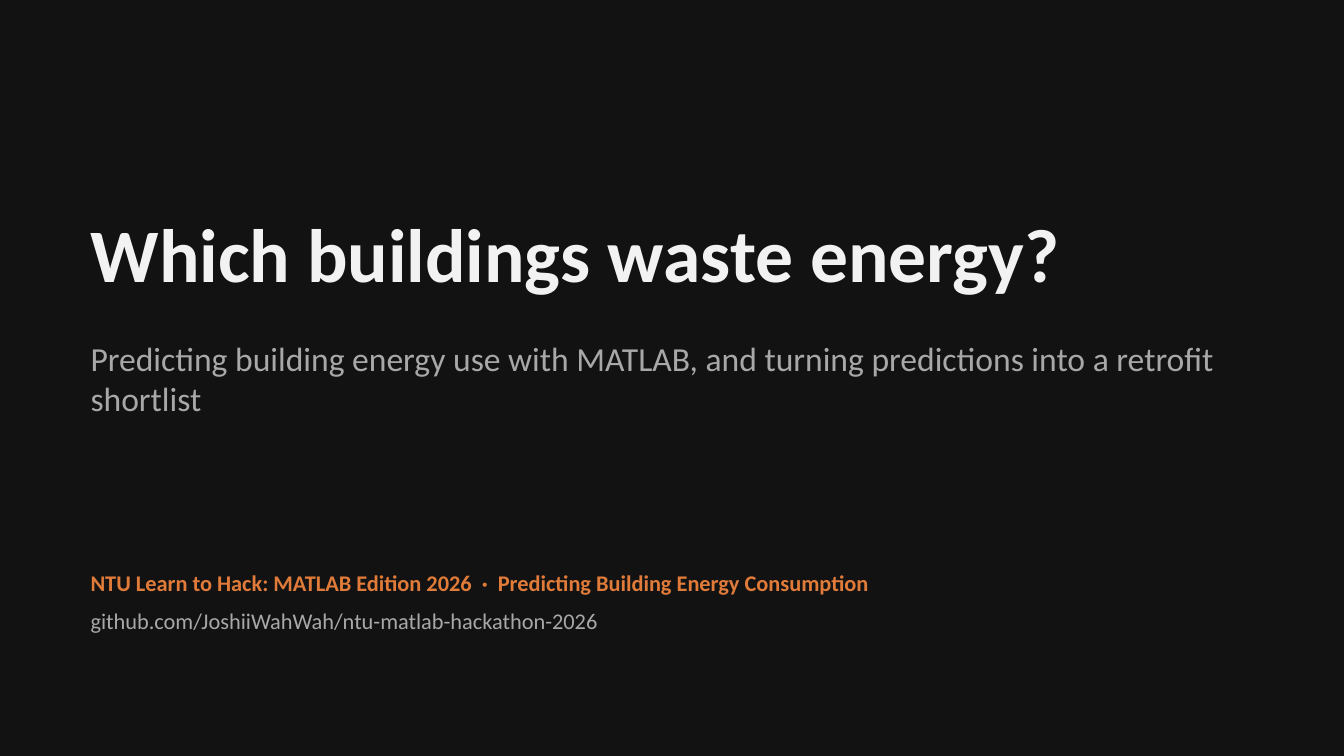
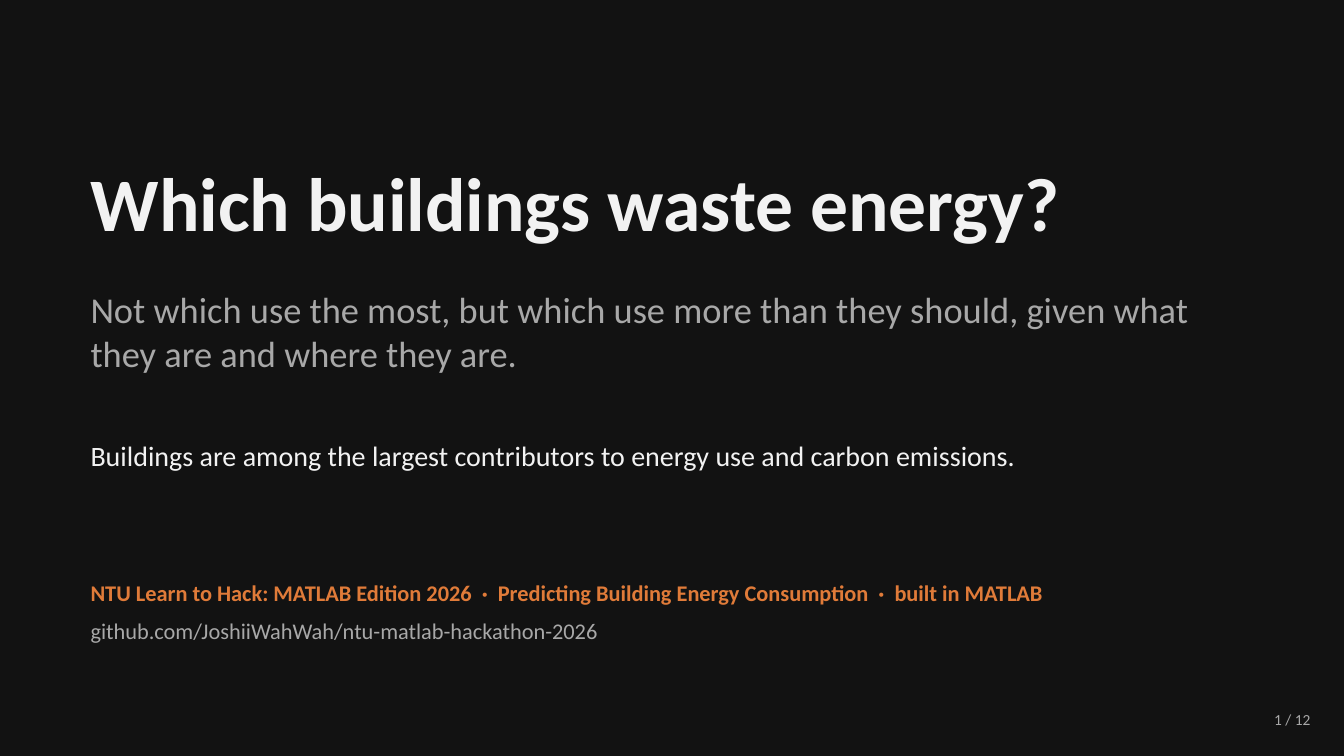
Before and after one commit to JoshiiWahWah/ntu-matlab-hackathon-2026, a slide deck: slide 1 of docs/demo_slides.pptx. Drawn at 1344x756 pixels with LibreOffice and Linux fonts; fonts in the diff are those of the drawing. Boxes give left, top, right and bottom in pixels: in the first picture for what was removed or moved away, otherwise in the second. Text is boxed around its words. In the diff, an @@ line names an element or a change of style, - is before the commit and + after.

```diff
--- a/docs/demo_slides.pptx
+++ b/docs/demo_slides.pptx
@@ text "Which buildings waste energy?": place and size @@
-text "Which buildings waste energy?" at <box>91,229,1059,295</box>
+text "Which buildings waste energy?" at <box>91,178,1059,244</box>
@@ text added at <box>91,298,1188,373</box>, 26 pt, text #A8A8A8 @@
+Not which use the most, but which use more than they should, given what they are and where they are.
@@ text removed at <box>91,347,1213,411</box> @@
-Predicting building energy use with MATLAB, and turning predictions into a retrofit shortlist
@@ text added at <box>91,446,1015,471</box>, 20 pt, text #F2F2F2 @@
+Buildings are among the largest contributors to energy use and carbon emissions.
@@ text "NTU Learn to Hack: MATLAB ...": place and size @@
-text "NTU Learn to Hack: MATLAB ..." at <box>91,575,869,633</box>
+text "NTU Learn to Hack: MATLAB ..." at <box>91,585,1043,643</box>
@@ text at <box>91,585,1043,605</box>: text changed @@
-NTU Learn to Hack: MATLAB Edition 2026 · Predicting Building Energy Consumption
+NTU Learn to Hack: MATLAB Edition 2026 · Predicting Building Energy Consumption · built in MATLAB
@@ text added at <box>1274,715,1311,725</box>, 11 pt, text #A8A8A8 @@
+1 / 12
```
Also in this commit, not shown: 8 other slides changed, 3 slides added, 1 slide removed, 2 other files.
